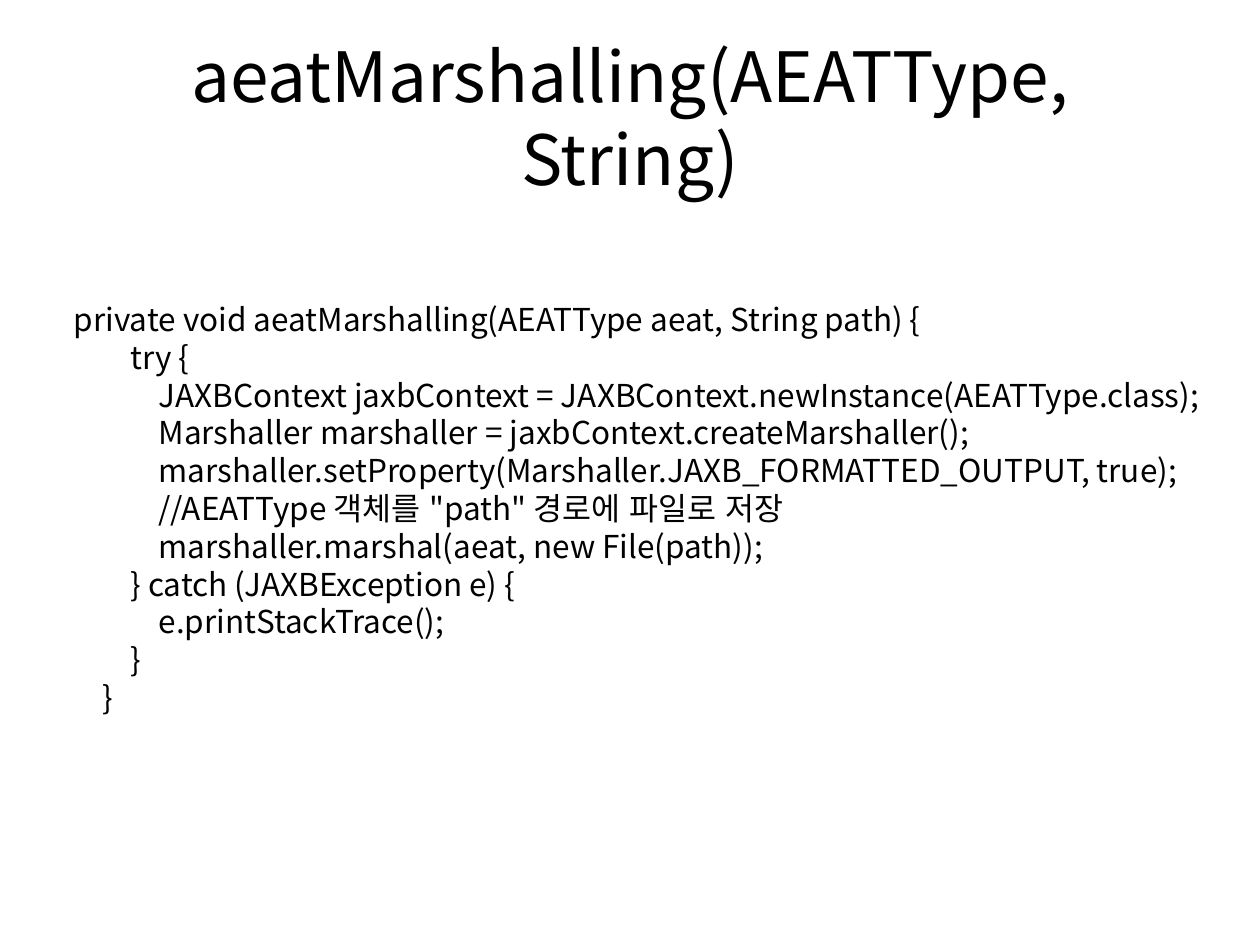
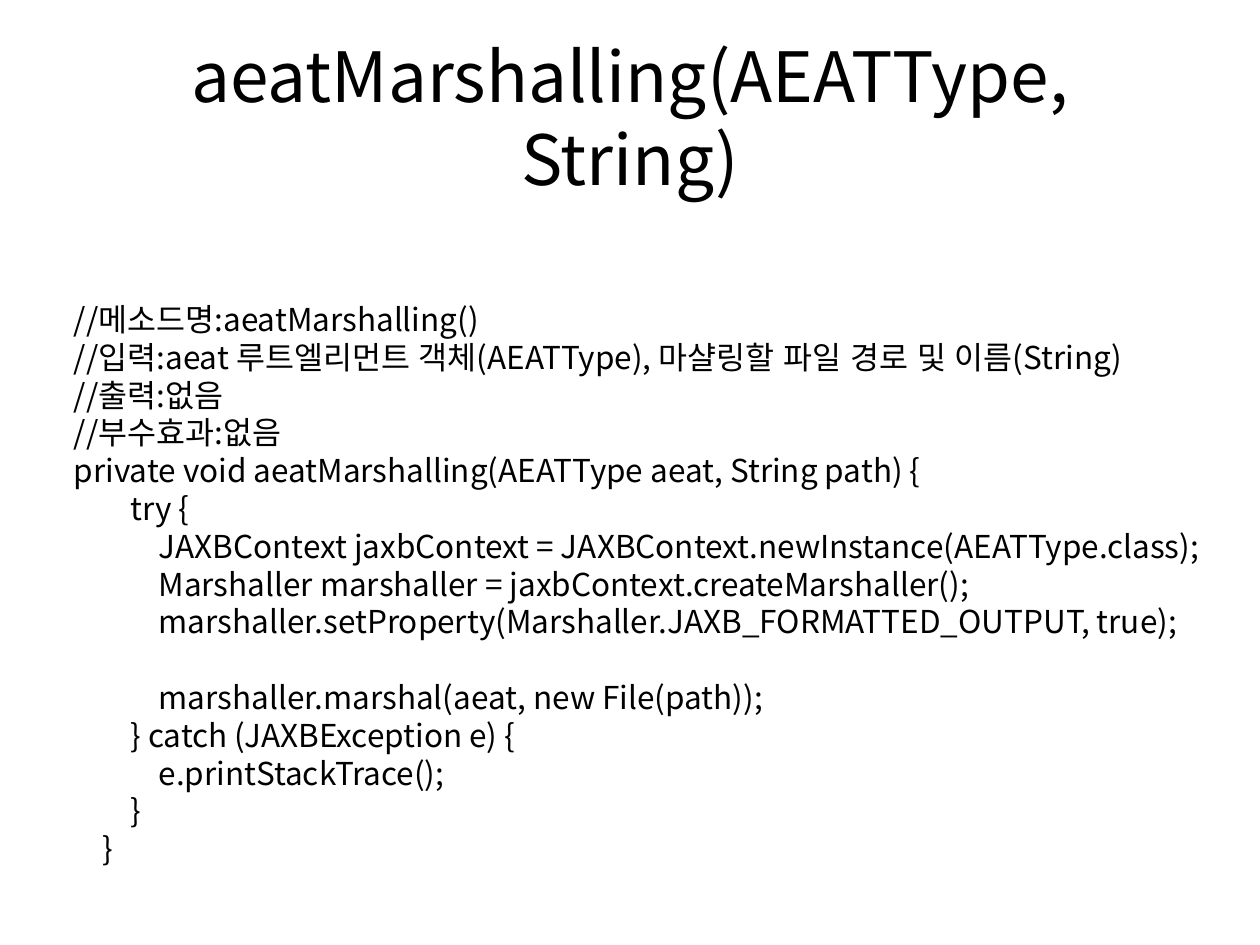
Before and after one commit to comkeen/lecture, a slide deck: slide 10 of howToConfig.pptx. Drawn at 1260x945 pixels with LibreOffice and Linux fonts; fonts in the diff are those of the drawing. Boxes give left, top, right and bottom in pixels: in the first picture for what was removed or moved away, otherwise in the second. Text is boxed around its words. In the diff, an @@ line names an element or a change of style, - is before the commit and + after.

Commit message:
update ppt

```diff
--- a/howToConfig.pptx
+++ b/howToConfig.pptx
@@ text at (74,305,1122,450): paragraphs added @@
+//메소드명:aeatMarshalling()
+//입력:aeat 루트엘리먼트 객체(AEATType), 마샬링할 파일 경로 및 이름(String)
+//출력:없음
+//부수효과:없음
@@ text at (159,488,783,528): paragraph removed @@
-//AEATType 객체를 "path" 경로에 파일로 저장
```
Also in this commit, not shown: 1 other slide changed.
